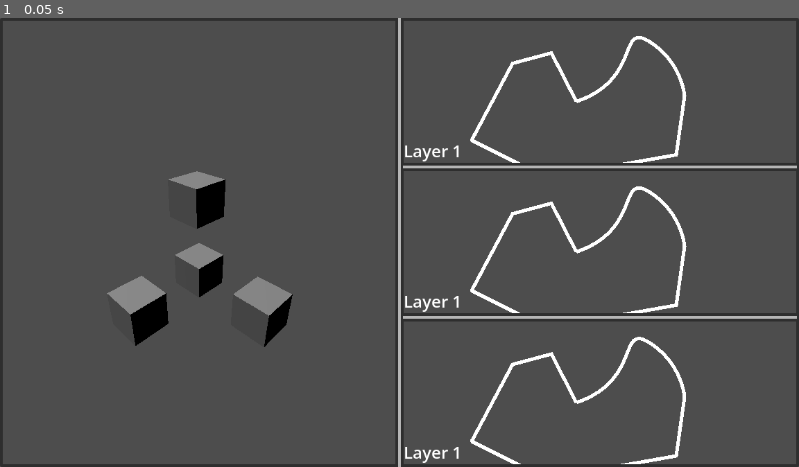
Above: before the commit, frame 1.
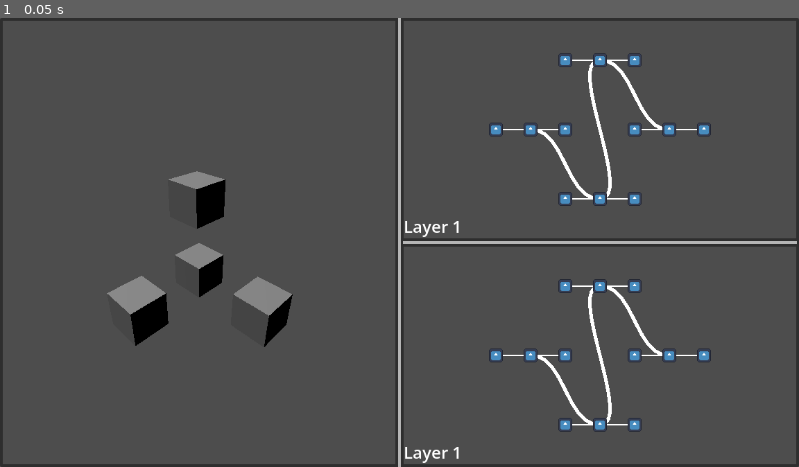
Above: after the commit, the same moment.

Repository: blondeman/movement-combat-fighter
Game: Godot game, scene res://scenes/ship_building/ship_builder_interface.tscn
The game is run twice, just before and just after one commit, with the same random seed, the same clock (stepped at 60 frames per second) and the same inputs. The engine's default icon, where the game draws it, is replaced by a stand-in: a white triangle on a blue panel in a dark square.
Inputs:
- Up to frame 1 (0.05 s): no input

The runs differ from the first frame. In frame 1, 5.9% of the frame differs, in the area x 50-100%, y 4-100%.

Commit message:
curve editor

Diff:
--- a/project.godot
+++ b/project.godot
@@ -14,6 +14,10 @@
 run/main_scene="uid://dhoqdypq2hbrs"
 config/features=PackedStringArray("4.6", "Forward Plus")
 config/icon="res://icon.svg"
+
+[display]
+
+window/size/mode=2
 
 [global_group]
 
--- a/scenes/ship_building/ShipEditorVisual.gd
+++ /dev/null
@@ -1,11 +0,0 @@
-extends Line2D
-
-@export var path: Path2D
-
-func _ready() -> void:
-	update_path()
-
-func update_path():
-	default_color = Color(1,1,1,1)
-	for point in path.curve.get_baked_points():
-		add_point(point + path.position)
--- /dev/null
+++ b/scenes/ship_building/editor/PathNode.gd
@@ -0,0 +1,48 @@
+class_name PathNode
+extends Node2D
+
+signal node_changed(index: int)
+
+@export var use_second_handle: bool = true
+
+@export_group("References")
+@export var center: Area2D
+@export var arm_a: Area2D
+@export var arm_b: Area2D
+
+@export var line_a: Line2D
+@export var line_b: Line2D
+
+var _dragging: Area2D = null
+var _drag_offset: Vector2 = Vector2.ZERO
+var index: int = 0
+
+func _ready() -> void:
+	for area in [center, arm_a, arm_b]:
+		area.input_pickable = true
+		area.connect("input_event", _on_area_input_event.bind(area))
+
+func _on_area_input_event(_viewport, event: InputEvent, _shape_idx: int, area: Area2D) -> void:
+	if event is InputEventMouseButton and event.button_index == MOUSE_BUTTON_LEFT:
+		if event.pressed:
+			_dragging = area
+			if area == center:
+				_drag_offset = global_position - get_global_mouse_position()
+			else:
+				_drag_offset = area.global_position - get_global_mouse_position()
+
+
+func _input(event: InputEvent) -> void:
+	if _dragging == null:
+		return
+	if event is InputEventMouseButton and event.button_index == MOUSE_BUTTON_LEFT and not event.pressed:
+		_dragging = null
+		return
+	if event is InputEventMouseMotion:
+		if _dragging == center:
+			global_position = get_global_mouse_position() + _drag_offset
+		else:
+			_dragging.global_position = get_global_mouse_position() + _drag_offset
+			line_a.points[1] = arm_a.position
+			line_b.points[1] = arm_b.position
+		node_changed.emit(index)
--- /dev/null
+++ b/scenes/ship_building/editor/ShipEditor.gd
@@ -0,0 +1,38 @@
+extends Path2D
+
+@export var node_scene: PackedScene
+@export var points: Array[PathNode]
+@export var visual: ShipEditorVisual
+
+func _ready() -> void:
+	var i := 0
+	for child in get_children():
+		if child is PathNode:
+			points.append(child)
+			child.index = i
+			child.node_changed.connect(set_curve_point)
+			i += 1
+
+	generate_curve()
+
+
+func generate_curve() -> void:
+	while curve.point_count < points.size():
+		curve.add_point(Vector2.ZERO)
+	while curve.point_count > points.size():
+		curve.remove_point(curve.point_count - 1)
+
+	set_curve_points()
+
+
+func set_curve_points():
+	for i in range(points.size()):
+		set_curve_point(i)
+
+
+func set_curve_point(idx: int):
+	curve.set_point_position(idx, points[idx].position)
+	curve.set_point_in(idx, points[idx].arm_a.position)
+	curve.set_point_out(idx, points[idx].arm_b.position)
+
+	visual.update_path(curve)
--- /dev/null
+++ b/scenes/ship_building/editor/ShipEditorVisual.gd
@@ -0,0 +1,9 @@
+class_name ShipEditorVisual
+extends Line2D
+
+func update_path(curve: Curve2D):
+	clear_points()
+
+	default_color = Color(1,1,1,1)
+	for point in curve.get_baked_points():
+		add_point(point)
--- /dev/null
+++ b/scenes/ship_building/editor/path_node.tscn
@@ -0,0 +1,56 @@
+[gd_scene format=3 uid="uid://b6madkmywathk"]
+
+[ext_resource type="Script" uid="uid://c8efv34egx3uu" path="res://scenes/ship_building/editor/PathNode.gd" id="1_odkqp"]
+[ext_resource type="Texture2D" uid="uid://1e1japn7dymp" path="res://icon.svg" id="2_erbxn"]
+
+[sub_resource type="CircleShape2D" id="CircleShape2D_ecp4y"]
+
+[node name="path_node" type="Node2D" unique_id=1226880913 node_paths=PackedStringArray("center", "arm_a", "arm_b", "line_a", "line_b")]
+script = ExtResource("1_odkqp")
+center = NodePath("position")
+arm_a = NodePath("handle_1")
+arm_b = NodePath("handle_2")
+line_a = NodePath("line_1")
+line_b = NodePath("line_2")
+
+[node name="position" type="Area2D" parent="." unique_id=1029367090]
+z_index = 2
+
+[node name="Sprite2D" type="Sprite2D" parent="position" unique_id=605633214]
+scale = Vector2(0.15, 0.15)
+texture = ExtResource("2_erbxn")
+
+[node name="CollisionShape2D" type="CollisionShape2D" parent="position" unique_id=1515100910]
+shape = SubResource("CircleShape2D_ecp4y")
+
+[node name="handle_1" type="Area2D" parent="." unique_id=1004529370]
+z_index = 1
+position = Vector2(-50, 0)
+
+[node name="Sprite2D" type="Sprite2D" parent="handle_1" unique_id=186929766]
+scale = Vector2(0.15, 0.15)
+texture = ExtResource("2_erbxn")
+
+[node name="CollisionShape2D" type="CollisionShape2D" parent="handle_1" unique_id=512640757]
+shape = SubResource("CircleShape2D_ecp4y")
+
+[node name="handle_2" type="Area2D" parent="." unique_id=945659524]
+z_index = 1
+position = Vector2(50, 0)
+
+[node name="Sprite2D" type="Sprite2D" parent="handle_2" unique_id=1170265140]
+scale = Vector2(0.15, 0.15)
+texture = ExtResource("2_erbxn")
+
+[node name="CollisionShape2D" type="CollisionShape2D" parent="handle_2" unique_id=113204714]
+shape = SubResource("CircleShape2D_ecp4y")
+
+[node name="line_1" type="Line2D" parent="." unique_id=564168694]
+z_as_relative = false
+points = PackedVector2Array(0, 0, -50, 0)
+width = 2.0
+
+[node name="line_2" type="Line2D" parent="." unique_id=1083022248]
+z_as_relative = false
+points = PackedVector2Array(0, 0, 50, 0)
+width = 2.0
--- /dev/null
+++ b/scenes/ship_building/editor/ship_builder_layer_editor.tscn
@@ -0,0 +1,37 @@
+[gd_scene format=3 uid="uid://cecnjbp1wwvb"]
+
+[ext_resource type="Script" uid="uid://dyoa5cm6jegjt" path="res://scenes/ship_building/editor/ShipEditorVisual.gd" id="1_ue4jc"]
+[ext_resource type="Script" uid="uid://wjlq5qmmjb1w" path="res://scenes/ship_building/editor/ShipEditor.gd" id="2_eyeyc"]
+[ext_resource type="PackedScene" uid="uid://b6madkmywathk" path="res://scenes/ship_building/editor/path_node.tscn" id="2_uy8ly"]
+
+[sub_resource type="Curve2D" id="Curve2D_xsn26"]
+_data = {
+"points": PackedVector2Array(-95.09091, 31.999998, 95.09091, -31.999998, -34, 14, -46.545452, -29.999992, 46.545452, 29.999992, 72, -72, 0, 0, 0, 0, 122, 6, 0, 0, 0, 0, 110, 91, 0, 0, 0, 0, -77, 124, 0, 0, 0, 0, -185, 70, 0, 0, 0, 0, -126, -41, 0, 0, 0, 0, -70, -56, 0, 0, 0, 0, -34, 14)
+}
+point_count = 9
+
+[node name="ship_builder_layer_editor" type="Node2D" unique_id=329020348]
+
+[node name="Camera2D" type="Camera2D" parent="." unique_id=629146368]
+
+[node name="ship_node_path" type="Path2D" parent="." unique_id=2064405416 node_paths=PackedStringArray("visual")]
+curve = SubResource("Curve2D_xsn26")
+script = ExtResource("2_eyeyc")
+node_scene = ExtResource("2_uy8ly")
+visual = NodePath("../ship_node_visual")
+
+[node name="path_node4" parent="ship_node_path" unique_id=1739161837 instance=ExtResource("2_uy8ly")]
+position = Vector2(-100, 0)
+
+[node name="path_node" parent="ship_node_path" unique_id=1226880913 instance=ExtResource("2_uy8ly")]
+position = Vector2(0, 100)
+
+[node name="path_node2" parent="ship_node_path" unique_id=111537240 instance=ExtResource("2_uy8ly")]
+position = Vector2(0, -100)
+
+[node name="path_node3" parent="ship_node_path" unique_id=35372208 instance=ExtResource("2_uy8ly")]
+position = Vector2(100, 0)
+
+[node name="ship_node_visual" type="Line2D" parent="." unique_id=510126971]
+width = 5.0
+script = ExtResource("1_ue4jc")
--- a/scenes/ship_building/ship_builder_interface.tscn
+++ b/scenes/ship_building/ship_builder_interface.tscn
@@ -84,9 +84,11 @@
 layout_mode = 2
 
 [node name="HSeparator2" type="HSeparator" parent="Panel/HBoxContainer/editor/VBoxContainer" unique_id=215563409]
+visible = false
 layout_mode = 2
 theme_override_constants/separation = 4
 theme_override_styles/separator = SubResource("StyleBoxLine_edhyh")
 
 [node name="SubViewportContainer3" parent="Panel/HBoxContainer/editor/VBoxContainer" unique_id=1848519752 instance=ExtResource("2_edhyh")]
+visible = false
 layout_mode = 2
--- a/scenes/ship_building/ship_builder_layer.tscn
+++ b/scenes/ship_building/ship_builder_layer.tscn
@@ -1,6 +1,6 @@
 [gd_scene format=3 uid="uid://4q23lvmxgrsd"]
 
-[ext_resource type="PackedScene" uid="uid://cecnjbp1wwvb" path="res://scenes/ship_building/ship_builder_layer_editor.tscn" id="1_33day"]
+[ext_resource type="PackedScene" uid="uid://cecnjbp1wwvb" path="res://scenes/ship_building/editor/ship_builder_layer_editor.tscn" id="1_33day"]
 
 [node name="Container" type="Control" unique_id=830863723]
 layout_mode = 3
@@ -24,6 +24,7 @@
 
 [node name="SubViewport" type="SubViewport" parent="SubViewportContainer" unique_id=537439436]
 handle_input_locally = false
+physics_object_picking = true
 size = Vector2i(1152, 648)
 render_target_update_mode = 4
 
--- a/scenes/ship_building/ship_builder_layer_editor.tscn
+++ /dev/null
@@ -1,22 +0,0 @@
-[gd_scene format=3 uid="uid://cecnjbp1wwvb"]
-
-[ext_resource type="Script" uid="uid://dyoa5cm6jegjt" path="res://scenes/ship_building/ShipEditorVisual.gd" id="1_5jls4"]
-
-[sub_resource type="Curve2D" id="Curve2D_xsn26"]
-_data = {
-"points": PackedVector2Array(-95.09091, 31.999998, 95.09091, -31.999998, -34, 14, -46.545452, -29.999992, 46.545452, 29.999992, 72, -72, 0, 0, 0, 0, 122, 6, 0, 0, 0, 0, 110, 91, 0, 0, 0, 0, -77, 124, 0, 0, 0, 0, -185, 70, 0, 0, 0, 0, -126, -41, 0, 0, 0, 0, -70, -56, 0, 0, 0, 0, -34, 14)
-}
-point_count = 9
-
-[node name="ship_builder_layer_editor" type="Node2D" unique_id=329020348]
-
-[node name="Camera2D" type="Camera2D" parent="." unique_id=629146368]
-
-[node name="ship_node_visual" type="Line2D" parent="." unique_id=510126971 node_paths=PackedStringArray("path")]
-closed = true
-width = 5.0
-script = ExtResource("1_5jls4")
-path = NodePath("../ship_node_path")
-
-[node name="ship_node_path" type="Path2D" parent="." unique_id=2064405416]
-curve = SubResource("Curve2D_xsn26")
Not shown, added: scenes/ship_building/editor/PathNode.gd.uid
Not shown, added: scenes/ship_building/editor/ShipEditor.gd.uid
Renamed: scenes/ship_building/ShipEditorVisual.gd.uid -> scenes/ship_building/editor/ShipEditorVisual.gd.uid
